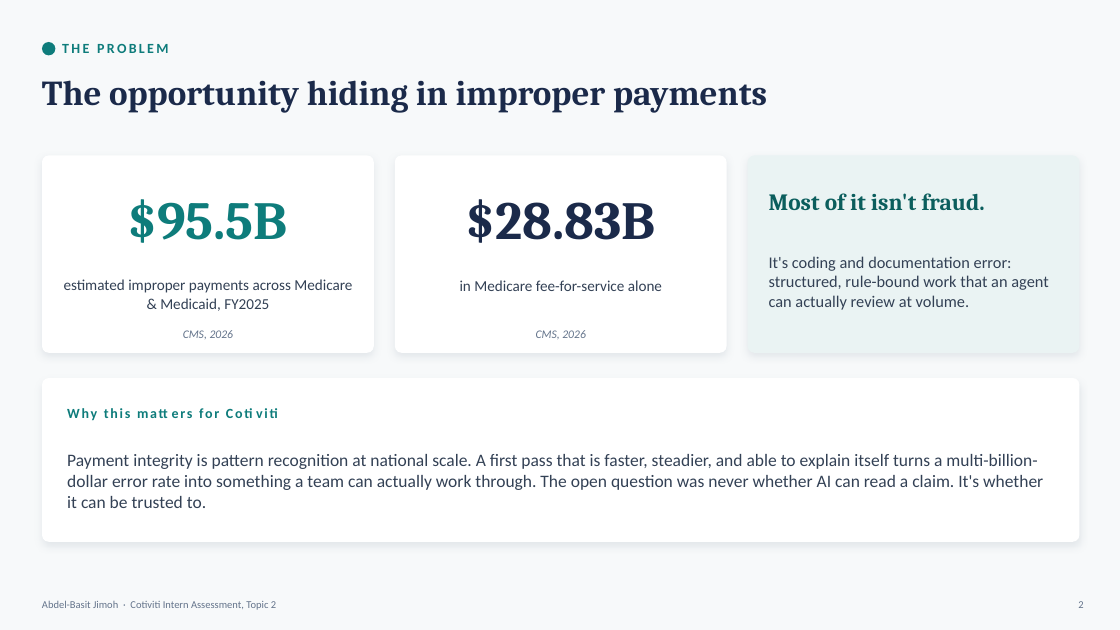
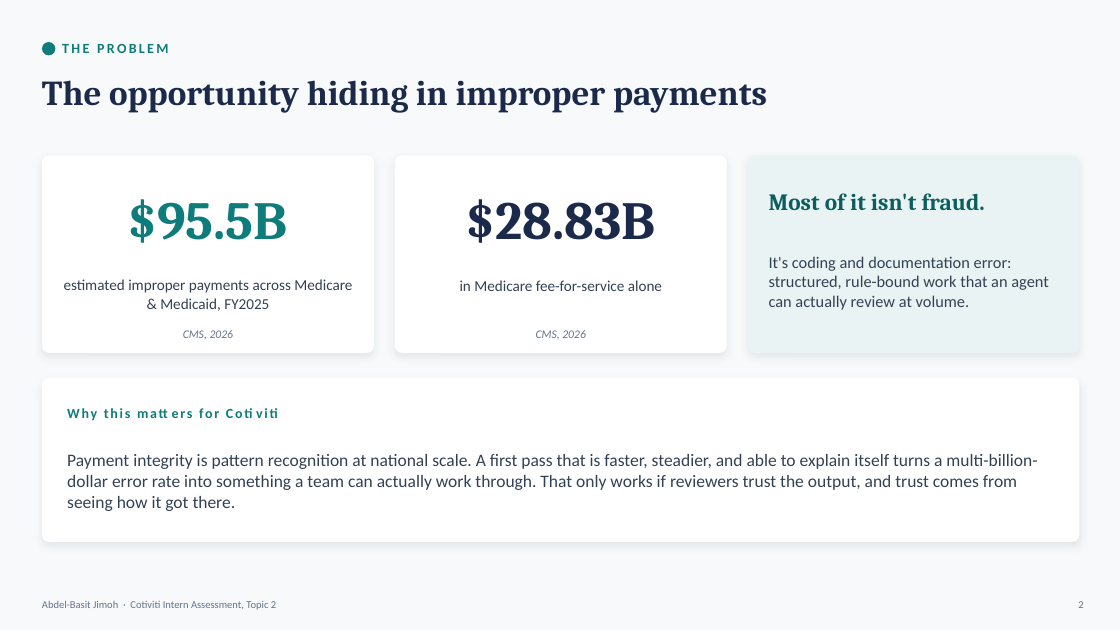
Before and after one commit to abdjimoh-art/cotiviti-intern-topic2, a slide deck: slide 2 of slides/Cotiviti-Topic2.pptx. Drawn at 1120x630 pixels with LibreOffice and Linux fonts; fonts in the diff are those of the drawing. Boxes give left, top, right and bottom in pixels: in the first picture for what was removed or moved away, otherwise in the second. Text is boxed around its words. In the diff, an @@ line names an element or a change of style, - is before the commit and + after.

```diff
--- a/slides/Cotiviti-Topic2.pptx
+++ b/slides/Cotiviti-Topic2.pptx
@@ text at (67, 454, 1037, 511): text changed @@
-Payment integrity is pattern recognition at national scale. A first pass that is faster, steadier, and able to explain itself turns a multi-billion-dollar error rate into something a team can actually work through. The open question was never whether AI can read a claim. It's whether it can be trusted to.
+Payment integrity is pattern recognition at national scale. A first pass that is faster, steadier, and able to explain itself turns a multi-billion-dollar error rate into something a team can actually work through. That only works if reviewers trust the output, and trust comes from seeing how it got there.
```
Also in this commit, not shown: 2 other slides changed, 1 other file.
